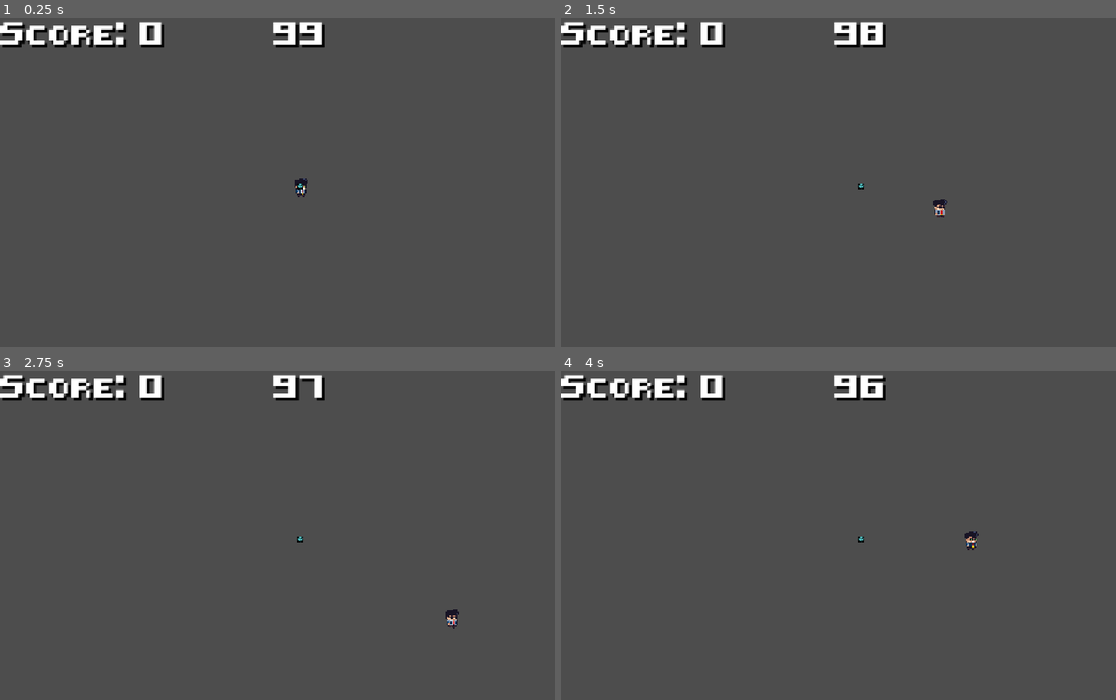
Above: before the commit, frames 1-4 (two rows, left to right).
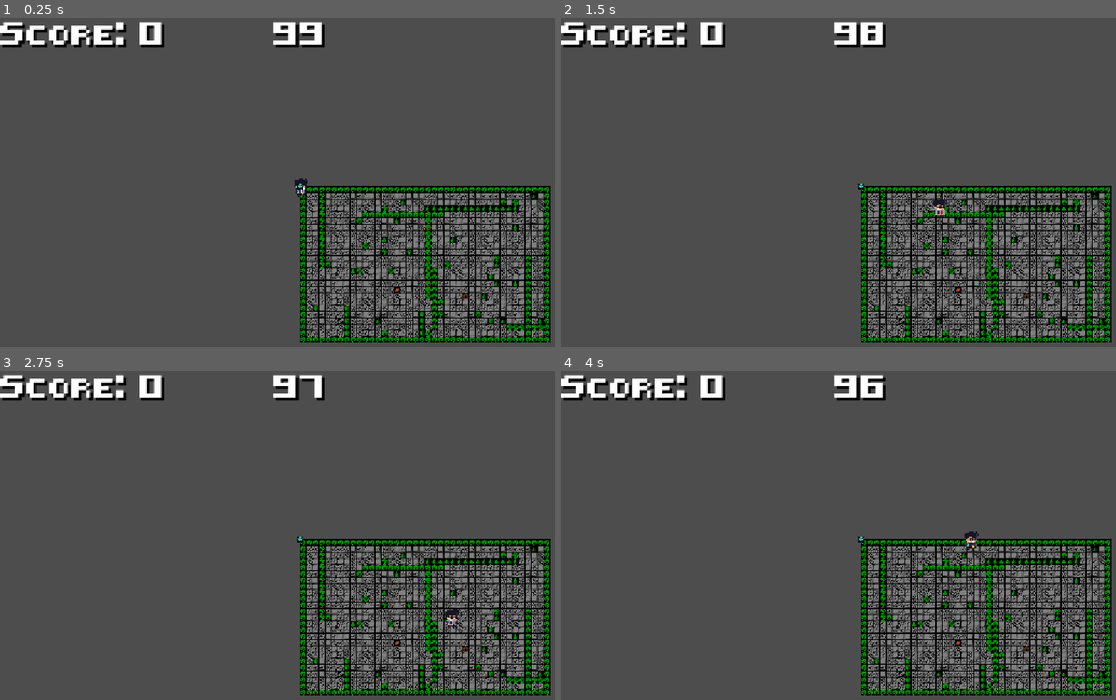
Above: after the commit, the same moments.

Repository: GameAISchool2026members/GloopGloopDelivery
Game: Godot game, scene res://game/game.tscn
The game is run twice, just before and just after one commit, with the same random seed, the same clock (stepped at 60 frames per second) and the same inputs. This scene is started directly instead of the project's main scene.
Inputs (mouse positions are in pixels of both pictures, inside the frame that each line leads up to):
- Up to frame 1 (0.25 s): no input
- Up to frame 2 (1.5 s): tap Enter at 0.5 s; move the mouse to (993, 169) at 0.52 s; hold D (right) 0.53-1.28 s; tap Space (interact) at 0.6, 1.35 s; click (993, 169) at 0.67 s; move the mouse to (738, 202) at 1.27 s; hold S (down) from 1.28 s (still down)
- Up to frame 3 (2.75 s): move the mouse to (360, 466) at 2.02 s; release S (down) at 2.03 s; hold D (right) from 2.03 s (still down); tap Space (interact) at 2.1 s
- Up to frame 4 (4 s): move the mouse to (832, 607) at 2.77 s; release D (right) at 2.78 s; hold W (up) 2.78-3.53 s; tap Space (interact) at 2.85, 3.6 s; click (832, 607) at 2.92 s; move the mouse to (1038, 591) at 3.52 s; hold A (left) from 3.53 s (still down)

The runs differ from the first frame. In frame 1, 18% of the frame differs, in the area x 54-100%, y 51-99%; in frame 2, 17%; in frame 3, 17%; in frame 4, 17%.
Error after the commit: Cannot call method 'instantiate' on a null value. (res://navigation_demo/random_terrain.gd:41)

Commit message:
no message

Diff:
--- a/game/game.tscn
+++ b/game/game.tscn
@@ -6,6 +6,11 @@
 [ext_resource type="Script" uid="uid://bydlo2gs47d03" path="res://game/objectives_manager.gd" id="2_dxrkv"]
 [ext_resource type="PackedScene" uid="uid://ckudr8chj1kgo" path="res://players/human/human_player.tscn" id="6_dakft"]
 [ext_resource type="PackedScene" uid="uid://b8b8erpuqqxvy" path="res://players/robot/robot_player.tscn" id="6_u5opy"]
+[ext_resource type="TileSet" uid="uid://dli2rfow54owf" path="res://navigation_demo/resources/tile_set.tres" id="8_qf6n1"]
+[ext_resource type="Script" uid="uid://mj8q4ma705q" path="res://navigation_demo/random_terrain.gd" id="9_vsp63"]
+[ext_resource type="PackedScene" uid="uid://bjno6tvo3sc2s" path="res://navigation_demo/objects/iron_ore/iron_ore.tscn" id="10_b686c"]
+[ext_resource type="PackedScene" uid="uid://bdcpdpi5ui2q1" path="res://navigation_demo/objects/gold_ore/gold_ore.tscn" id="11_hb504"]
+[ext_resource type="PackedScene" uid="uid://ccyvh84kwayqn" path="res://navigation_demo/objects/furnace/furnace.tscn" id="12_ee6o4"]
 
 [sub_resource type="LabelSettings" id="LabelSettings_vasa2"]
 font = ExtResource("1_l1rk1")
@@ -16,13 +21,19 @@
 
 [node name="Game" type="Node2D" unique_id=1353891694]
 
-[node name="GameManager" type="Node2D" parent="." unique_id=385739205]
+[node name="GameManager" type="Node2D" parent="." unique_id=385739205 node_paths=PackedStringArray("human_player", "robot_player", "tile_map_layer", "objectives_manager")]
 script = ExtResource("1_vasa2")
+human_player = NodePath("../Players/HumanPlayer")
+robot_player = NodePath("../Players/RobotPlayer")
+tile_map_layer = NodePath("../Environment/RandomTerrain")
+objectives_manager = NodePath("../ObjectivesManager")
 
 [node name="ObjectivesManager" type="Node2D" parent="." unique_id=29152518]
 script = ExtResource("2_dxrkv")
 
-[node name="GUI" type="Control" parent="." unique_id=521750349]
+[node name="Camera2D" type="Camera2D" parent="." unique_id=1925882695]
+
+[node name="GUI" type="Control" parent="Camera2D" unique_id=521750349]
 custom_minimum_size = Vector2(1152, 648)
 layout_direction = 1
 layout_mode = 3
@@ -37,14 +48,14 @@
 grow_vertical = 2
 script = ExtResource("2_4fuuu")
 
-[node name="Score" type="Label" parent="GUI" unique_id=1806668851]
+[node name="Score" type="Label" parent="Camera2D/GUI" unique_id=1806668851]
 layout_mode = 1
 offset_right = 792.0
 offset_bottom = 59.0
 text = "Score: 0"
 label_settings = SubResource("LabelSettings_vasa2")
 
-[node name="Timer" type="Label" parent="GUI" unique_id=228366306]
+[node name="Timer" type="Label" parent="Camera2D/GUI" unique_id=228366306]
 layout_mode = 1
 anchors_preset = 5
 anchor_left = 0.5
@@ -57,7 +68,22 @@
 label_settings = SubResource("LabelSettings_vasa2")
 horizontal_alignment = 1
 
-[node name="Camera2D" type="Camera2D" parent="." unique_id=1925882695]
+[node name="Environment" type="Node2D" parent="." unique_id=1906198449]
+
+[node name="RandomTerrain" type="TileMapLayer" parent="Environment" unique_id=1162369464]
+unique_name_in_owner = true
+tile_set = ExtResource("8_qf6n1")
+script = ExtResource("9_vsp63")
+width = 40
+height = 25
+min_line_size = 10
+max_line_size = 15
+line_count = 10
+min_poi_dist = 10
+background_tiles = Array[Vector2i]([Vector2i(0, 2), Vector2i(1, 2), Vector2i(5, 2), Vector2i(6, 2), Vector2i(7, 2)])
+obstacle_tiles = Array[Vector2i]([Vector2i(0, 8), Vector2i(1, 8), Vector2i(2, 8), Vector2i(3, 8)])
+resource_scenes = Array[PackedScene]([ExtResource("10_b686c"), ExtResource("11_hb504")])
+processor_scenes = Array[PackedScene]([ExtResource("12_ee6o4")])
 
 [node name="Players" type="Node2D" parent="." unique_id=1032971318]
 
--- a/game/game_manager.gd
+++ b/game/game_manager.gd
@@ -1,8 +1,13 @@
 class_name GameManager extends Node2D
 
-@onready var gui : GameGUI = $"../GUI"
+@onready var gui : GameGUI = $"../Camera2D/GUI"
 
 @export var game_length :float = 100
+
+@export var human_player : Player
+@export var robot_player : Player
+@export var tile_map_layer : TileMapLayer
+@export var objectives_manager : ObjectivesManager
 
 var score : float = 0
 var timer : float = 0
--- a/game/objectives_manager.gd
+++ b/game/objectives_manager.gd
@@ -1,4 +1,4 @@
-extends Node2D
+class_name ObjectivesManager extends Node2D
 
 var objectives : Array[Node2D]
 
@@ -8,11 +8,11 @@
 func get_all_resources() -> Array[Node2D]:
 	return []
 
-func number_of_objectives() -> int:
+func get_number_of_objectives() -> int:
 	return objectives.size()
 
 func objective_data_size() -> int:
-	return number_of_objectives() * 3
+	return get_number_of_objectives() * 3
 
 # list of inputs for the policy, for each objective:
 # distance to player
--- a/players/robot/robot_player.gd
+++ b/players/robot/robot_player.gd
@@ -1,12 +1,23 @@
 class_name RobotPlayer extends Player
+
+@export var game_manager : GameManager
+@onready var policy_predictor : PolicyPredictor
+
+var human_player : HumanPlayer
+var tile_map_layer : TileMapLayer
+var objectives_manager : ObjectivesManager
 
 enum State { IDLE, WALKING_TO_ITEM, WALKING_WITH_ITEM, WAITING }
 var state : State = State.IDLE
 #store target
 #if no target -> use policy predictor
 
-func init(num_targets : int, player : Node2D):
-	pass
+func _ready() -> void:
+	human_player = game_manager.human_player
+	tile_map_layer = game_manager.tile_map_layer
+	objectives_manager = game_manager.objectives_manager
+
+	policy_predictor.init(objectives_manager.get_number_of_objectives(), human_player)
 
 func _process_next():
 	pass
